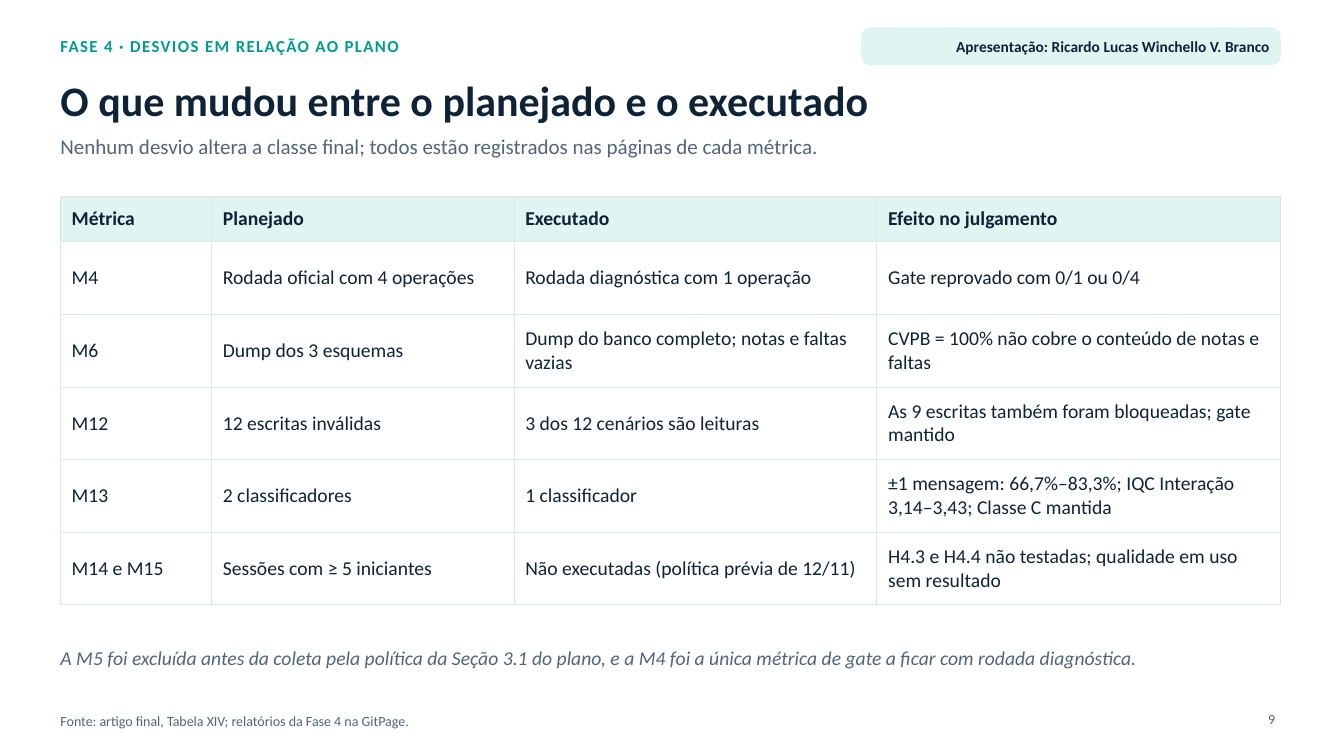
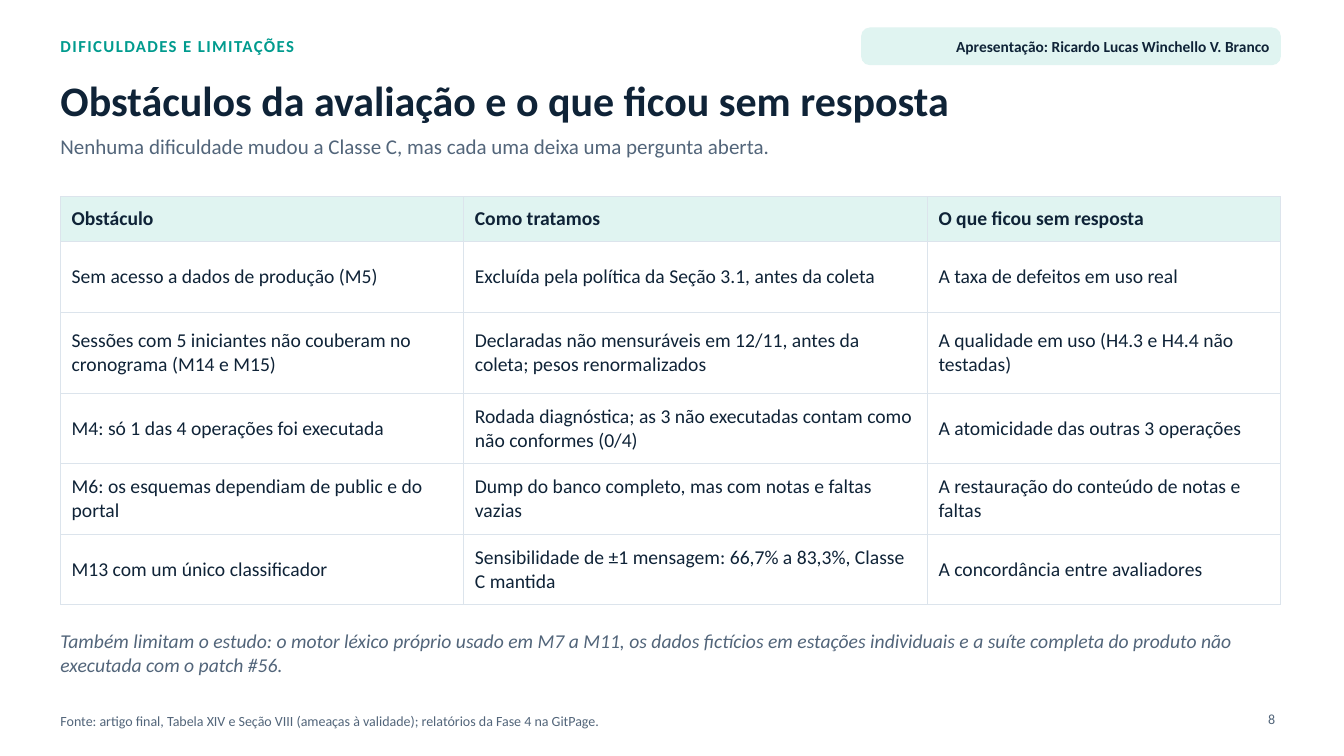
Before and after one commit to FCTE-Qualidade-de-Software-1/2026-2_T02_GRACE_HOPPER, a slide deck: slide 8 of docs/apresentacao_final.pptx (slide 9 before the commit). Drawn at 1344x756 pixels with LibreOffice and Linux fonts; fonts in the diff are those of the drawing. Boxes give left, top, right and bottom in pixels: in the first picture for what was removed or moved away, otherwise in the second. Text is boxed around its words. In the diff, an @@ line names an element or a change of style, - is before the commit and + after.

Commit message:
docs: reorganizar a apresentação final conforme as orientações da professora

```diff
--- a/docs/apresentacao_final.pptx
+++ b/docs/apresentacao_final.pptx
@@ text at (x1=60, y1=38, x2=294, y2=55): text changed @@
-FASE 4 · DESVIOS EM RELAÇÃO AO PLANO
+DIFICULDADES E LIMITAÇÕES
@@ title at (x1=60, y1=86, x2=948, y2=123): text changed @@
-O que mudou entre o planejado e o executado
+Obstáculos da avaliação e o que ficou sem resposta
@@ text at (x1=60, y1=139, x2=769, y2=158): text changed @@
-Nenhum desvio altera a classe final; todos estão registrados nas páginas de cada métrica.
+Nenhuma dificuldade mudou a Classe C, mas cada uma deixa uma pergunta aberta.
@@ table at (x1=60, y1=197, x2=1280, y2=592) @@
-column 1: Métrica | M4 | M6 | M12 | M13 | M14 e M15
-column 2: Planejado | Rodada oficial com 4 operações | Dump dos 3 esquemas | 12 escritas inválidas | 2 classificadores | Sessões com ≥ 5 iniciantes
-column 3: Executado | Rodada diagnóstica com 1 operação | Dump do banco completo; notas e faltas vazias | 3 dos 12 cenários são leituras | 1 classificador | Não executadas (política prévia de 12/11)
-column 4: Efeito no julgamento | Gate reprovado com 0/1 ou 0/4 | CVPB = 100% não cobre o conteúdo de notas e faltas | As 9 escritas também foram bloqueadas; gate mantido | ±1 mensagem: 66,7%–83,3%; IQC Interação 3,14–3,43; Classe C mantida | H4.3 e H4.4 não testadas; qualidade em uso sem resultado
+column 1: Obstáculo | Sem acesso a dados de produção (M5) | Sessões com 5 iniciantes não couberam no cronograma (M14 e M15) | M4: só 1 das 4 operações foi executada | M6: os esquemas dependiam de public e do portal | M13 com um único classificador
+column 2: Como tratamos | Excluída pela política da Seção 3.1, antes da coleta | Declaradas não mensuráveis em 12/11, antes da coleta; pesos renormalizados | Rodada diagnóstica; as 3 não executadas contam como não conformes (0/4) | Dump do banco completo, mas com notas e faltas vazias | Sensibilidade de ±1 mensagem: 66,7% a 83,3%, Classe C mantida
+column 3: O que ficou sem resposta | A taxa de defeitos em uso real | A qualidade em uso (H4.3 e H4.4 não testadas) | A atomicidade das outras 3 operações | A restauração do conteúdo de notas e faltas | A concordância entre avaliadores
@@ text at (x1=60, y1=634, x2=1231, y2=675): text changed @@
-A M5 foi excluída antes da coleta pela política da Seção 3.1 do plano, e a M4 foi a única métrica de gate a ficar com rodada diagnóstica.
+Também limitam o estudo: o motor léxico próprio usado em M7 a M11, os dados fictícios em estações individuais e a suíte completa do produto não executada com o patch #56.
@@ text at (x1=60, y1=716, x2=599, y2=729): text changed @@
-Fonte: artigo final, Tabela XIV; relatórios da Fase 4 na GitPage.
+Fonte: artigo final, Tabela XIV e Seção VIII (ameaças à validade); relatórios da Fase 4 na GitPage.
@@ page number at (x1=1268, y1=714, x2=1275, y2=724): text changed @@
-9
+8
```
Also in this commit, not shown: 4 other slides changed, 6 slides added, 10 slides removed, 3 other files.
